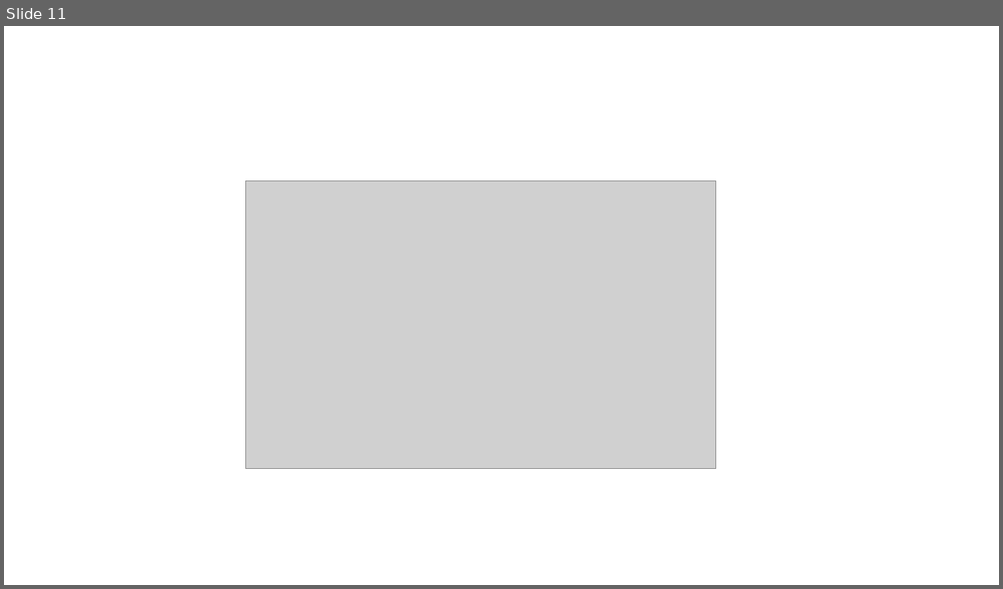
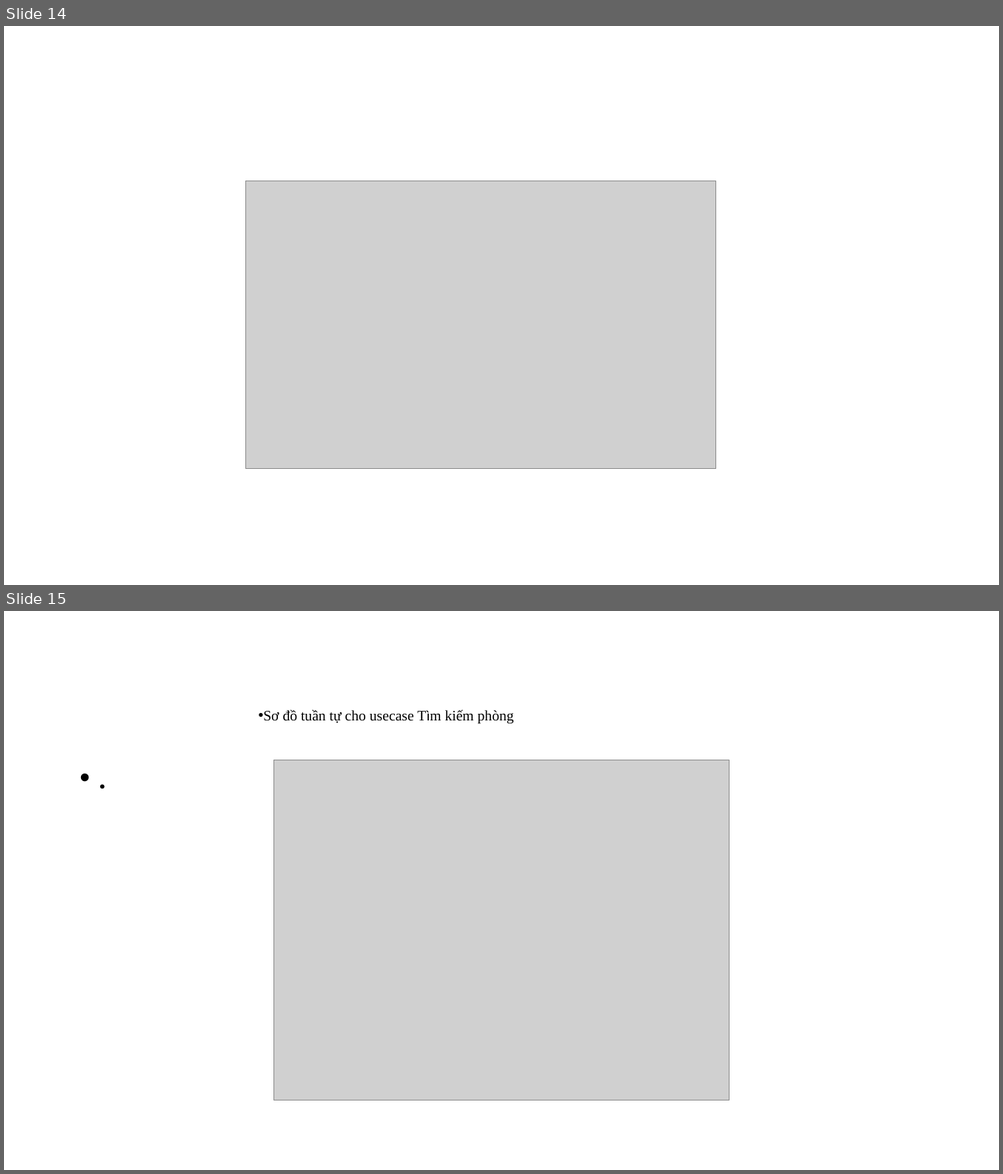
Before and after one commit to Djum542/com.ductm2008110309-SE, a slide deck: src/Tieuluancuoiky/Chương trình cho khách sạn.pptx. Shown one above the other, each under a label of ours: slide 11 before the commit, slides 14 and 15 after it. The pictures are 1003x589 and 1003x1174 pixels, drawn with LibreOffice and Linux fonts; fonts in the diff are those of the drawing; grey boxes stand for pictures. Boxes give left, top, right and bottom in pixels: in the first picture for what was removed or moved away, otherwise in the second. Text is boxed around its words. In the diff, an @@ line names an element or a change of style, - is before the commit and + after.

```diff
--- a/src/Tieuluancuoiky/Chương trình cho khách sạn.pptx
+++ b/src/Tieuluancuoiky/Chương trình cho khách sạn.pptx
@@ slide 15 added at bbox=[4, 611, 999, 1170], background #FFFFFF @@
@@ text added at bbox=[263, 710, 514, 724], 14 pt, text #000000 @@
+• Sơ đồ tuần tự cho usecase Tìm kiếm phòng
@@ text added at bbox=[73, 760, 930, 1116], 28 pt, text #000000, bold @@
+• .
@@ picture added at bbox=[273, 760, 728, 1100] @@
@@ what was slide 11 is now slide 14 @@
```
Also in this commit, not shown: 2 slides changed, 10 other slides added, 1 slide removed, 6 other files.
